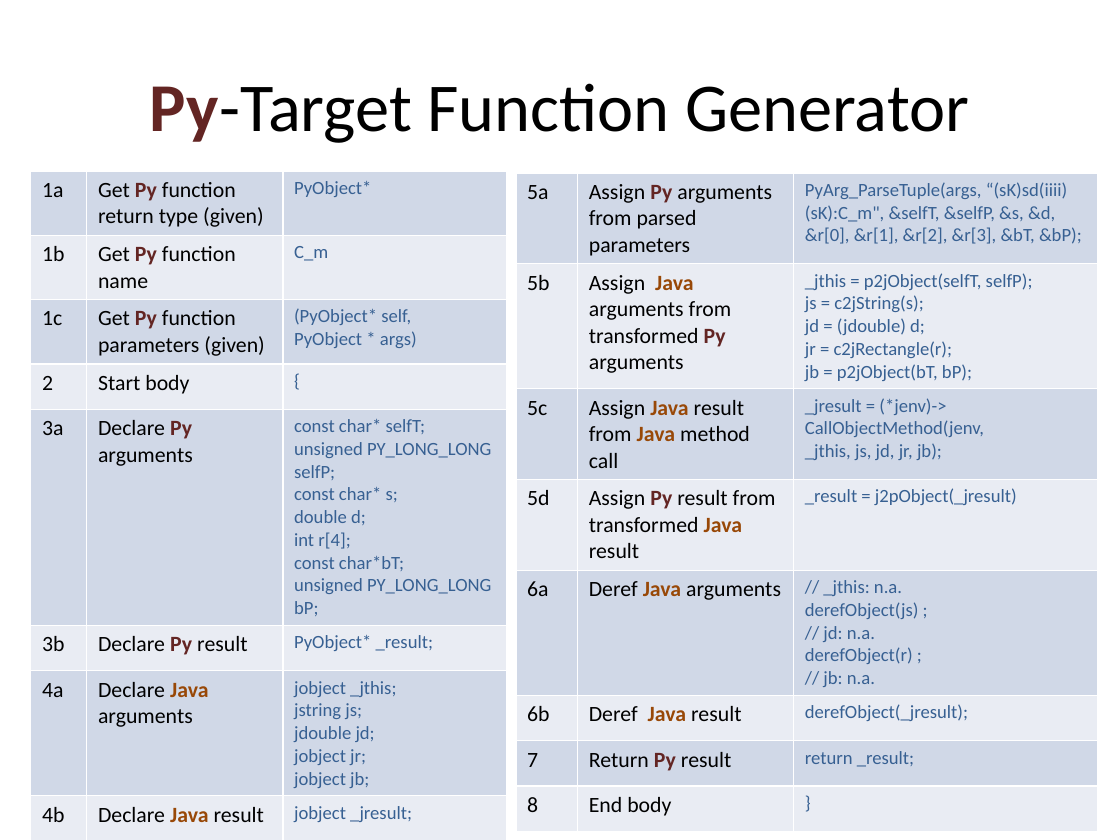
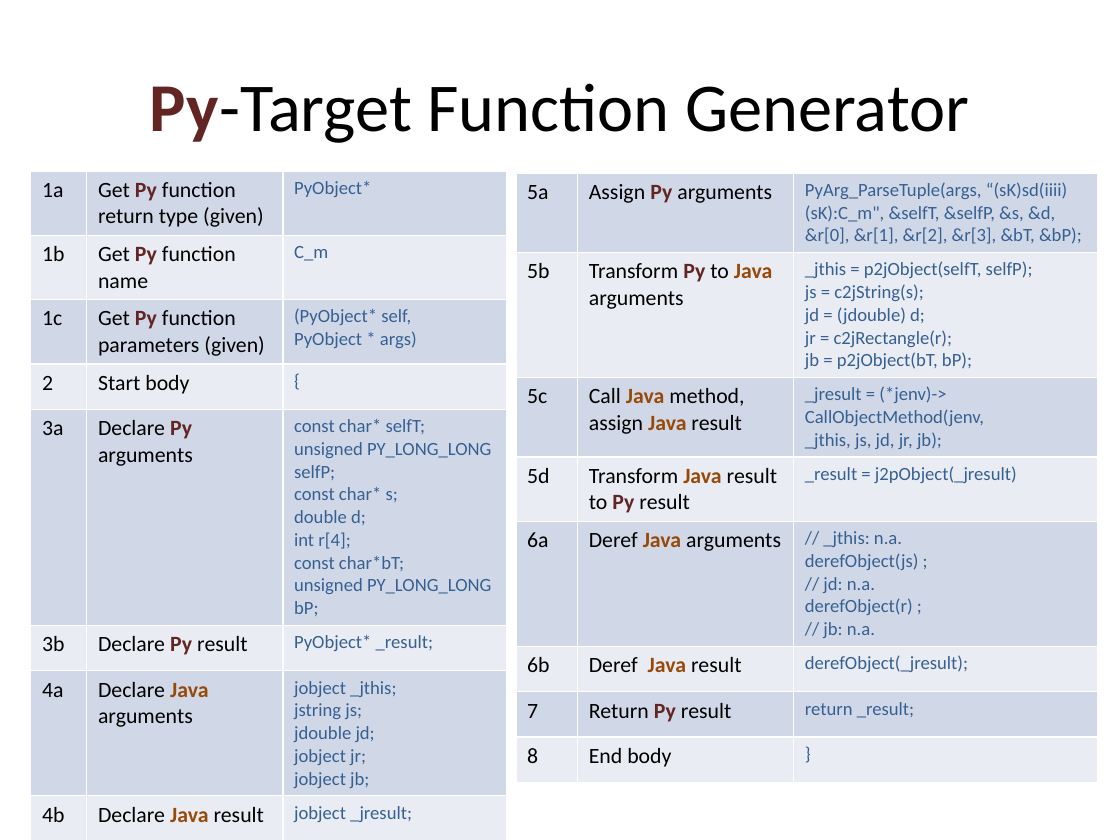
Before and after one commit to bcdev/beam-extapi, a slide deck: slide 12 of docs/beam-extapi.pptx (slide 10 before the commit). Drawn at 1120x840 pixels with LibreOffice and Linux fonts; fonts in the diff are those of the drawing. Boxes give left, top, right and bottom in pixels: in the first picture for what was removed or moved away, otherwise in the second. Text is boxed around its words. In the diff, an @@ line names an element or a change of style, - is before the commit and + after.

Commit message:
update

```diff
--- a/docs/beam-extapi.pptx
+++ b/docs/beam-extapi.pptx
@@ table at [516,174,1099,799] @@
-row 1, column 2: Assign Py arguments from parsed parameters
+row 1, column 2: Assign Py arguments
-row 2, column 2: Assign Java arguments from transformed Py arguments
+row 2, column 2: Transform Py to Java arguments
-row 3, column 2: Assign Java result from Java method call
+row 3, column 2: Call Java method, assign Java result
-row 4, column 2: Assign Py result from transformed Java result
+row 4, column 2: Transform Java result to Py result
```
Also in this commit, not shown: 4 other slides changed, 2 slides added, 1 slide removed.
